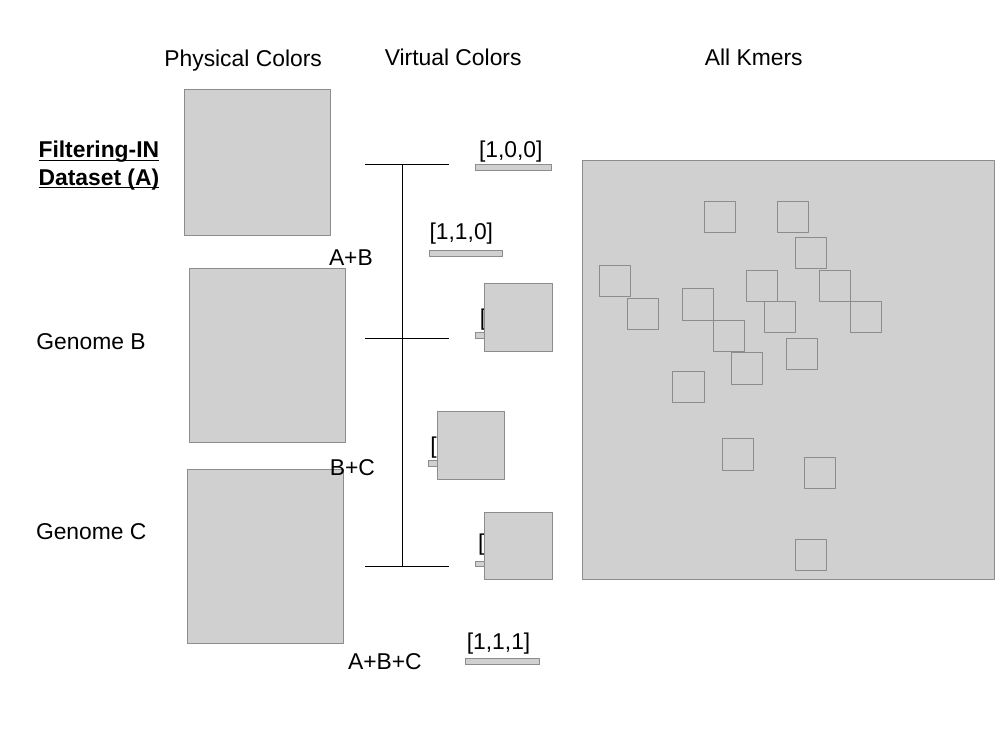
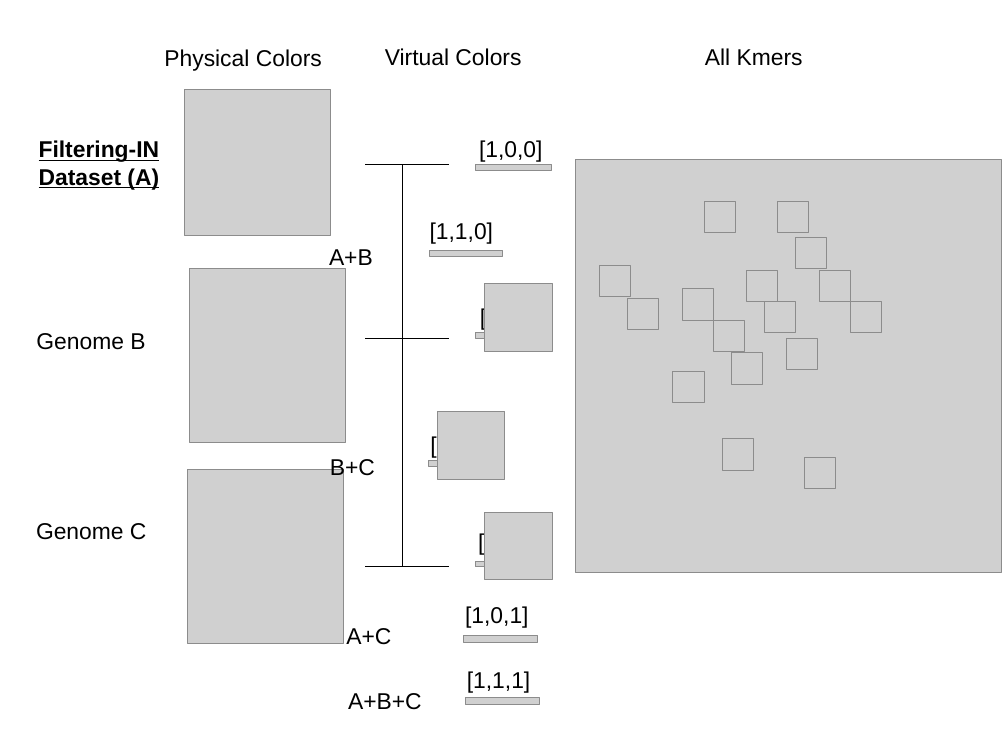
Before and after one commit to zorino/raysurveyor-tutorial, a slide deck: slide 2 of img/ray-coloring.odp. Drawn at 1008x756 pixels with LibreOffice and Linux fonts; fonts in the diff are those of the drawing; grey boxes stand for pictures. Boxes give left, top, right and bottom in pixels: in the first picture for what was removed or moved away, otherwise in the second. Text is boxed around its words. In the diff, an @@ line names an element or a change of style, - is before the commit and + after.

Commit message:
update slides and images

```diff
--- a/img/ray-coloring.odp
+++ b/img/ray-coloring.odp
@@ picture: place and size @@
-picture at <box>583,161,994,580</box>
+picture at <box>575,160,1002,573</box>
@@ text added at <box>346,628,391,645</box>, 18 pt, text #000000 @@
+A+C
@@ text added at <box>465,606,528,628</box>, 18 pt, text #000000 @@
+[1,0,1]
@@ picture: place and size @@
-picture at <box>466,659,540,665</box>
+picture at <box>464,636,538,642</box>
@@ text "A+B+C": place and size @@
-text "A+B+C" at <box>348,653,422,670</box>
+text "A+B+C" at <box>348,693,422,710</box>
@@ text "[1,1,1]": place and size @@
-text "[1,1,1]" at <box>467,632,530,654</box>
+text "[1,1,1]" at <box>467,671,530,693</box>
@@ picture: place and size @@
-picture at <box>796,540,827,571</box>
+picture at <box>466,698,540,704</box>
```
Also in this commit, not shown: 2 other slides changed, 4 other files.
